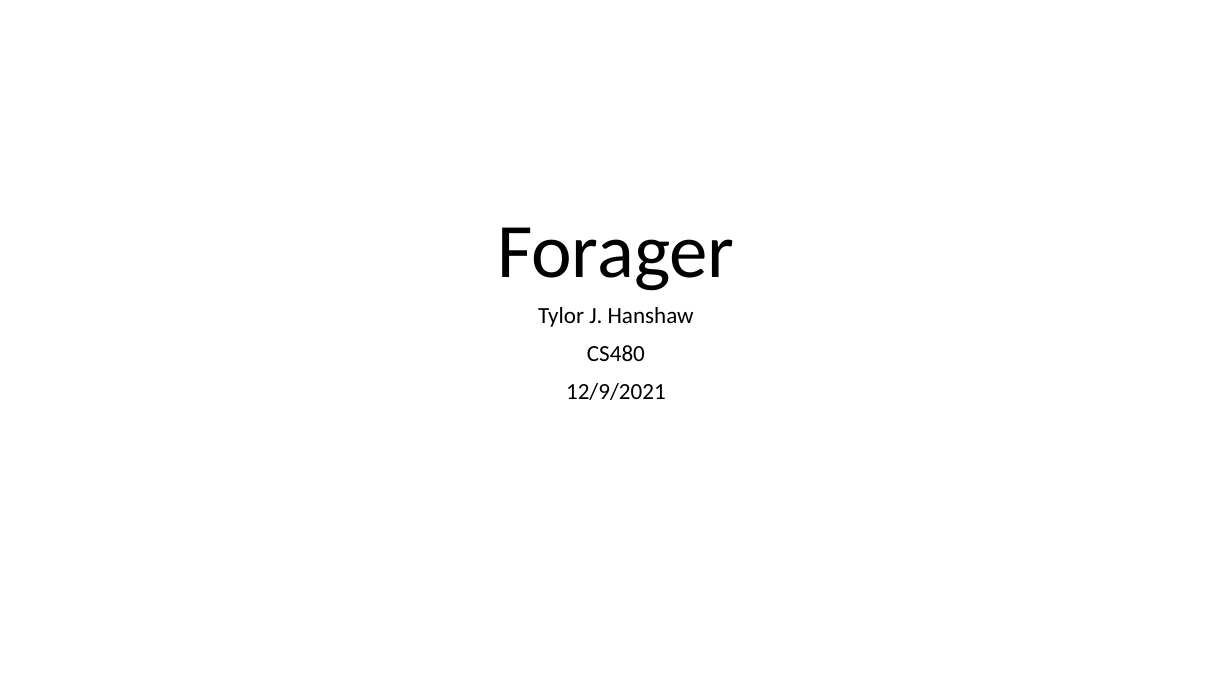
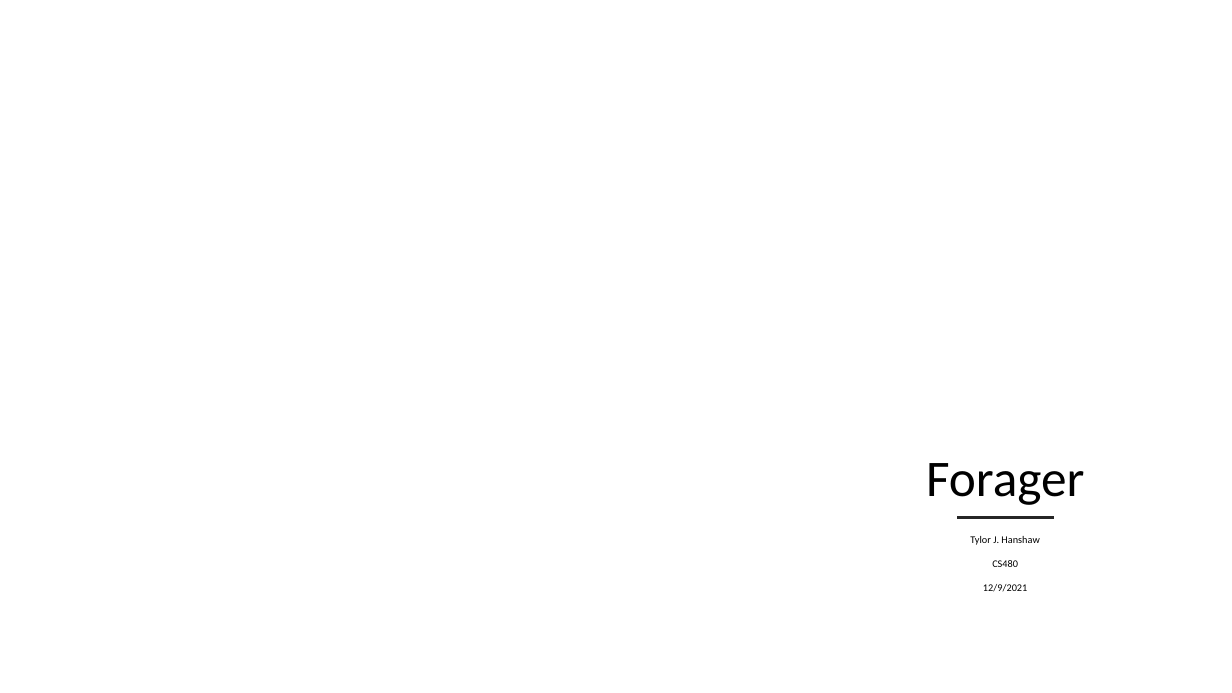
Before and after one commit to thanshaw02/Senior_Project, a slide deck: slide 1 of Project_Documents/Final_Project_Presentation.pptx. Drawn at 1232x693 pixels with LibreOffice and Linux fonts; fonts in the diff are those of the drawing; background and template pictures are left out. Boxes give left, top, right and bottom in pixels: in the first picture for what was removed or moved away, otherwise in the second. Text is boxed around its words. In the diff, an @@ line names an element or a change of style, - is before the commit and + after.

```diff
--- a/Project_Documents/Final_Project_Presentation.pptx
+++ b/Project_Documents/Final_Project_Presentation.pptx
@@ freeform shape added at (x1=757, y1=230, x2=1232, y2=693), fill #FFFFFF at 70% opacity @@
@@ title "Forager" moved from (x1=497, y1=227, x2=735, y2=291) to (x1=926, y1=463, x2=1084, y2=505) @@
@@ title "Forager" at (x1=926, y1=463, x2=1084, y2=505): size 60 to 40 pt @@
@@ subtitle "Tylor J. Hanshaw" moved from (x1=538, y1=307, x2=694, y2=400) to (x1=970, y1=536, x2=1039, y2=592) @@
@@ subtitle "Tylor J. Hanshaw" at (x1=970, y1=536, x2=1039, y2=592): size 18 to 8 pt @@
@@ line added from (958, 518) to (1053, 518), #262626 2 pt @@
```
Also in this commit, not shown: 5 other slides changed, 10 other files.
